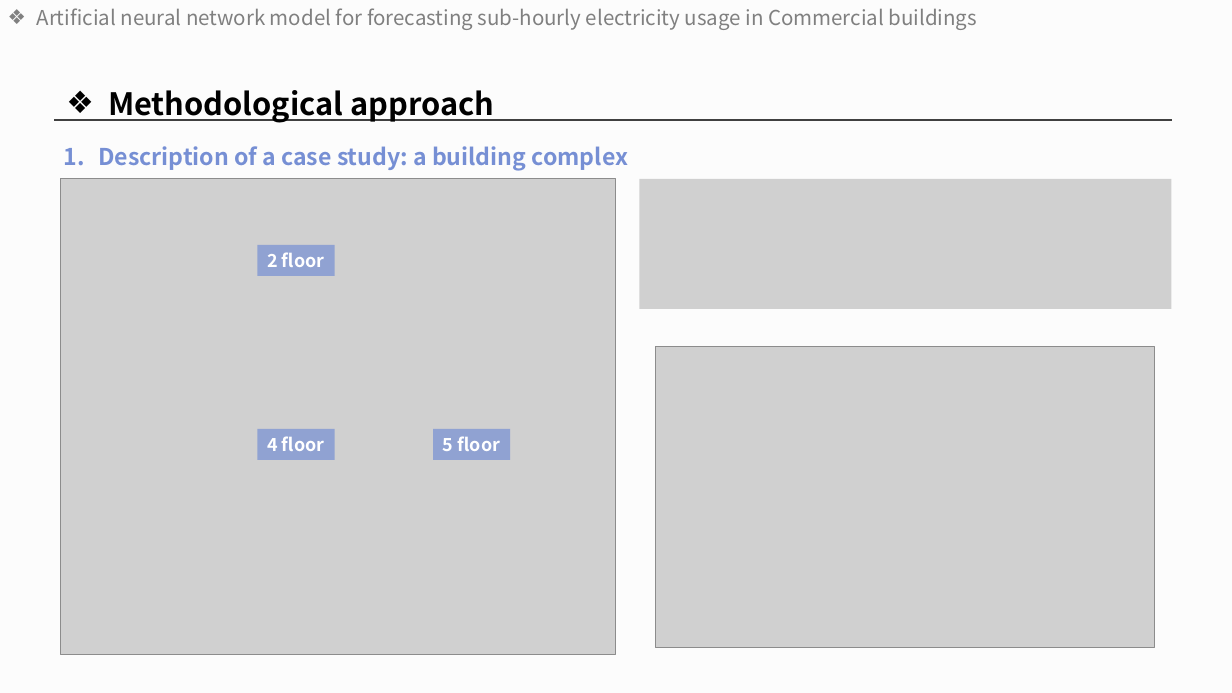
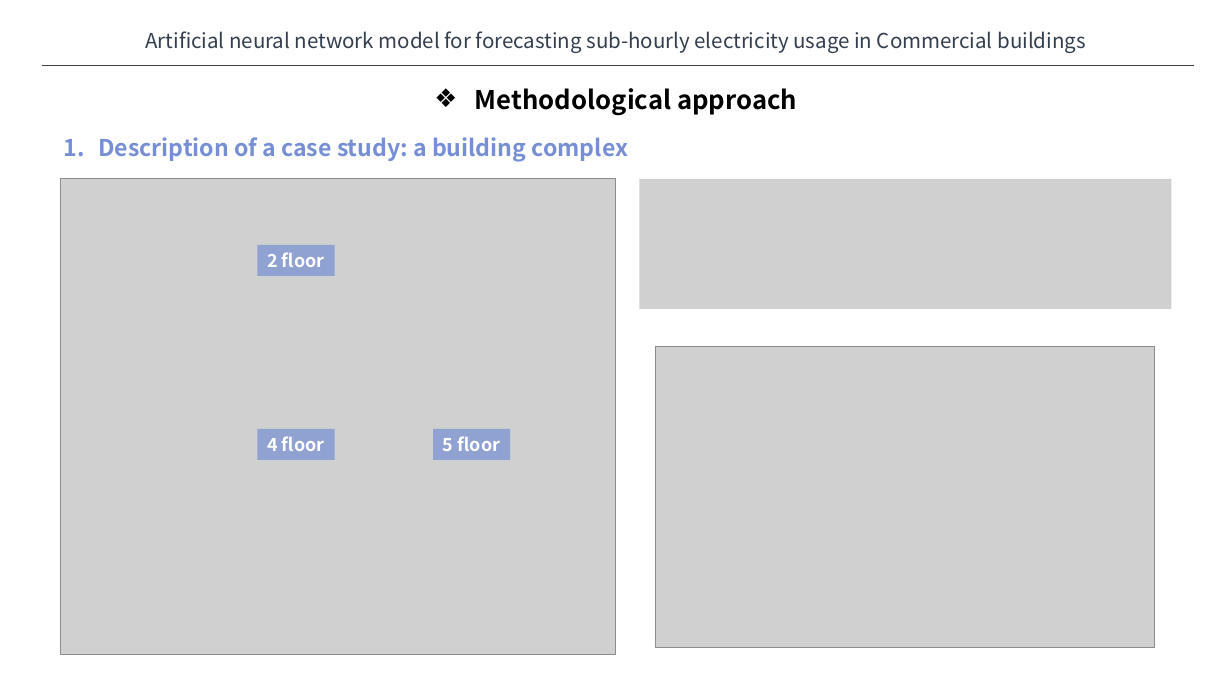
Before and after one commit to sohee98/2022-1st-Course, a slide deck: slide 9 of AI Applications/Literature study 발표/Literature study PPT-SoheeKim.pptx (slide 8 before the commit). Drawn at 1232x693 pixels with LibreOffice and Linux fonts; fonts in the diff are those of the drawing; grey boxes stand for pictures. Boxes give left, top, right and bottom in pixels: in the first picture for what was removed or moved away, otherwise in the second. Text is boxed around its words. In the diff, an @@ line names an element or a change of style, - is before the commit and + after.

```diff
--- a/AI Applications/Literature study 발표/Literature study PPT-SoheeKim.pptx
+++ b/AI Applications/Literature study 발표/Literature study PPT-SoheeKim.pptx
@@ background #F3F3F3 at 19% opacity to #FFFFFF @@
@@ title "Artificial neural network model for ...": place and size @@
-title "Artificial neural network model for ..." at [37,8,977,30]
+title "Artificial neural network model for ..." at [145,31,1085,53]
@@ title "Artificial neural network model for ..." at [145,31,1085,53]: text colour #808080 to #333F50; alignment left to centre; bullet ❖ to none @@
@@ line moved from (55, 120) - (1172, 120) to (43, 66) - (1194, 66) @@
@@ text "Methodological approach": place and size @@
-text "Methodological approach" at [108,90,494,123]
+text "Methodological approach" at [475,88,797,115]
@@ text "Methodological approach" at [475,88,797,115]: size 24 to 20 pt; alignment left to centre @@
@@ text "Description of a case study: ...": place and size @@
-text "Description of a case study: ..." at [98,146,628,170]
+text "Description of a case study: ..." at [98,137,628,162]
```
Also in this commit, not shown: 9 other slides changed, 1 slide added, 1 other file.
